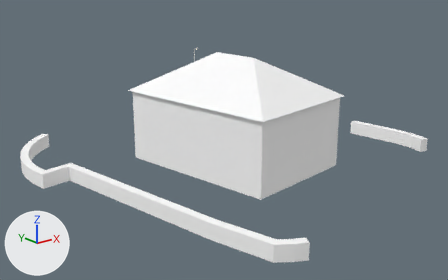
An edit to the glTF model cities/arlov-borggatan/pack/tiles/c-13_-4.glb, drawn before and after from the same camera.
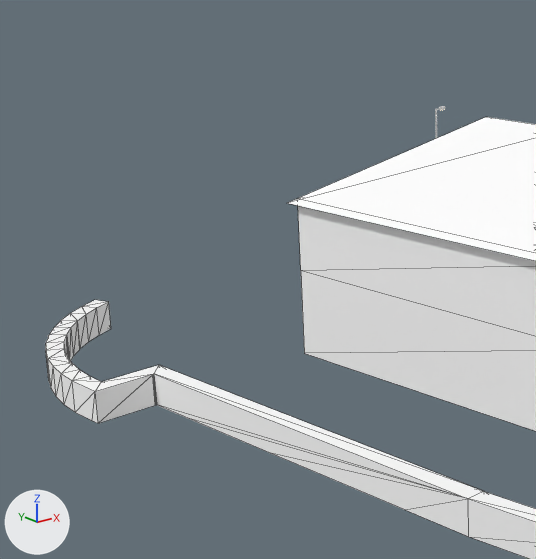
Each version appears first whole from a camera (50 mm lens) standing at (-780.9, -277.3, 21.1) and looking at (-740.5, -226.7, 0.9), and next in a close-up on the part from 0% to 53% of the width and 0% to 89% of the height. Arrows for +X, +Y and +Z are at lower left; the lights stay in place. The first two pictures are the older version. The close-ups show mesh edges as thin lines. Where no turn or scale is listed for an object, it has been applied to the vertices. Vertices at exactly the same position are counted once.

Before the edit, the objects in view are built like this:
```python
me_sm_building_w112012554 = bpy.data.meshes.new('SM_Building_w112012554')
me_sm_building_w112012554.from_pydata(...)  # 18 vertices, 22 faces; spans x -7.8..7.8, y -9.8..9.8, z -5.6..5.6
# faces by material slot: [8, 8, 6]
me_sm_building_w112012554.materials.append(mat_m_wall_brick_brown_upper)  # white #ffffff
me_sm_building_w112012554.materials.append(mat_m_wall_brick_brown_ground)  # white #ffffff
me_sm_building_w112012554.materials.append(mat_m_roof_tiles_brown)  # white #ffffff
me_sm_wall_hedge__13__4 = bpy.data.meshes.new('SM_Wall_Hedge_-13_-4')
me_sm_wall_hedge__13__4.from_pydata(...)  # 184 vertices, 263 faces; spans x -18.8..18.8, y -20.0..20.0, z -0.7..0.7
me_sm_wall_hedge__13__4.materials.append(mat_m_hedge)  # white #ffffff
ob_sm_building_w112012554 = bpy.data.objects.new('SM_Building_w112012554', me_sm_building_w112012554)
ob_sm_building_w112012554.location = (-742.04, -230.39, 5.3)
ob_sm_wall_hedge__13__4 = bpy.data.objects.new('SM_Wall_Hedge_-13_-4', me_sm_wall_hedge__13__4)
ob_sm_wall_hedge__13__4.location = (-742.04, -230.17, 0.5)
```
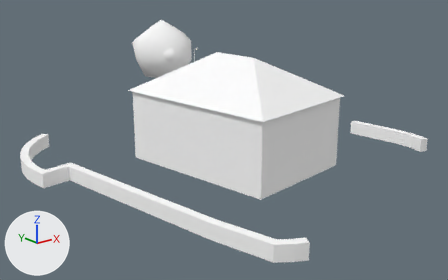
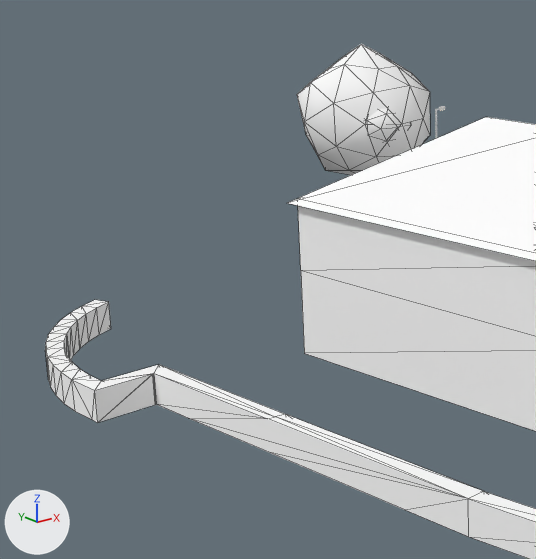
What the commit changed:
Material 'M_Bark_Wood' (mat_m_bark_wood) is new.
Its base color is (1.0, 1.0, 1.0) (white #ffffff).
Its roughness is 0.953.
Material 'M_Leaf' (mat_m_leaf) is new.
Its base color is (1.0, 1.0, 1.0) (white #ffffff).
Its roughness is 0.902.
me_sm_wall_hedge__13__4 is used by ob_sm_wall_hedge__13__4; location (-742.04, -230.17, 0.5).
me_sm_wall_hedge__13__4 had 184 vertices, 263 faces and spanned x -18.8..18.8, y -20.0..20.0, z -0.7..0.7.
me_sm_wall_hedge__13__4 now has 188 vertices, 271 faces and spans x -18.8..18.8, y -20.0..20.0, z -0.7..0.7.
Part 1, on me_sm_wall_hedge__13__4:
11 faces are deleted.
4 vertices are added at (-13.8, -2.3, 0.7), (-15.9, 5.2, 0.7), (-14.6, -2.3, 0.7), (-14.3, -2.3, 0.7).
19 new faces join them.
Other edits to the shape of me_sm_wall_hedge__13__4 do not show in these pictures.
Mesh me_sm_trees__13__4 is new.
It has 138 vertices, 252 faces and spans x -3.8..3.8, y -3.73..3.73, z -6.29..6.29.
Faces by material slot: [12, 240].
It uses material mat_m_bark_wood (white #ffffff).
It uses material mat_m_leaf (white #ffffff).
Object 'SM_Wall_Hedge_-13_-4' (ob_sm_wall_hedge__13__4) moves from (-742.04, -230.17, 0.5) to (-742.04, -230.17, 0.53).
Object 'SM_Trees_-13_-4' (ob_sm_trees__13__4) is new; it shows me_sm_trees__13__4.
Its location is (-738.84, -212.41, 6.19).

What differs and where, as boxes [x1, y1, x2, y2] in the close-ups (536 x 559 px):
'SM_Wall_Hedge_-13_-4', reshaped, moved
    before: [46, 300, 536, 559]
    after: [45, 300, 536, 559]
'SM_Trees_-13_-4', added
    after: [297, 44, 430, 175]
part 1 of me_sm_wall_hedge__13__4, built on
    both: [72, 365, 484, 499]
